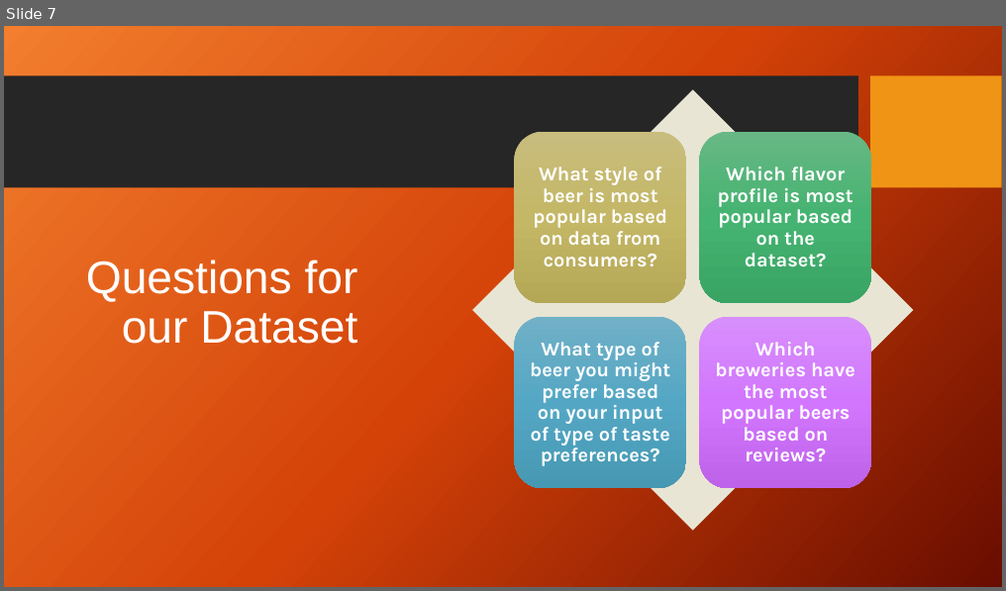
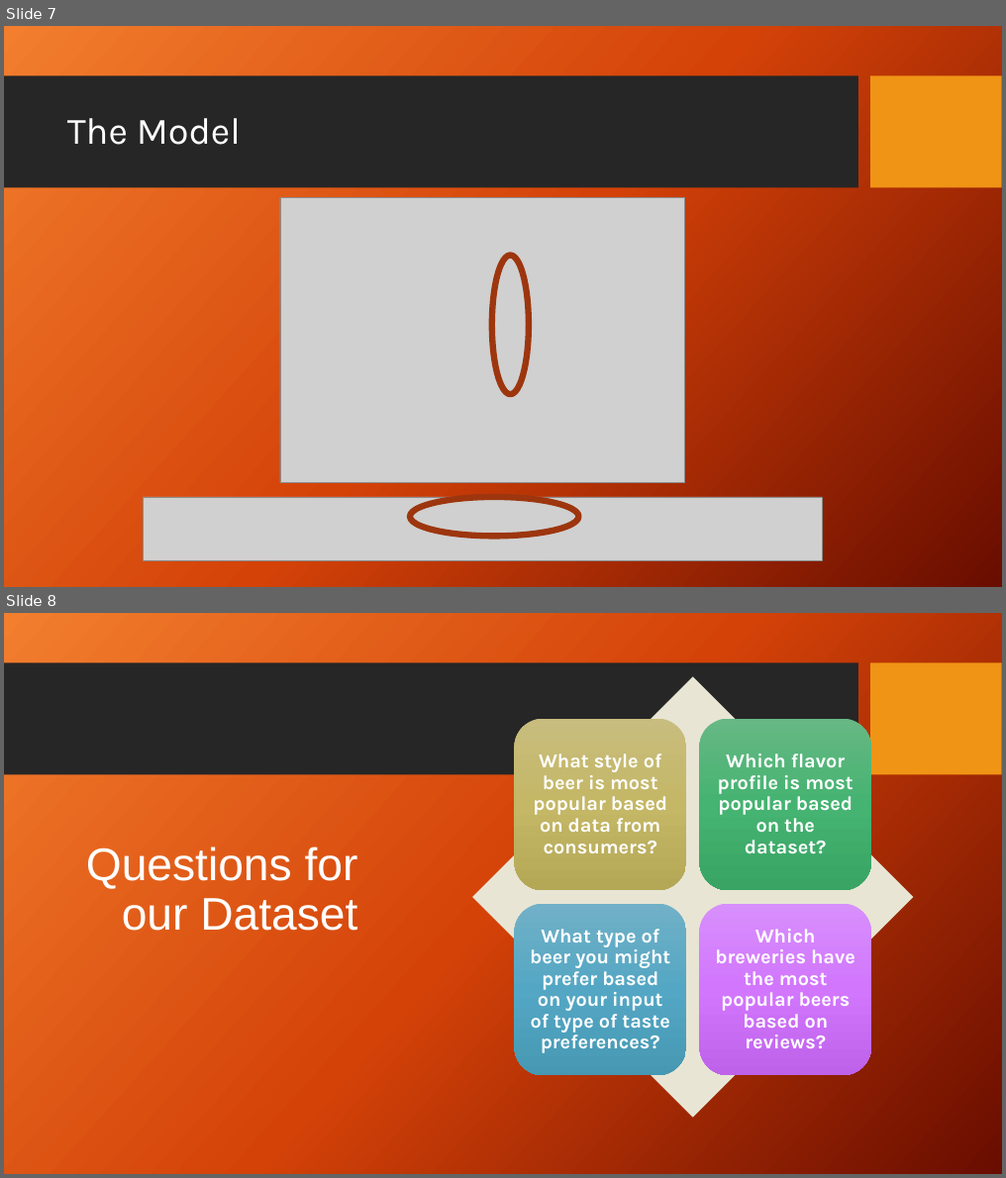
Before and after one commit to Tmalasky/Beer_Recommender, a slide deck: Beer Data Presentation.pptx. Shown one above the other, each under a label of ours: slide 7 before the commit, slides 7 and 8 after it. The pictures are 1006x591 and 1006x1178 pixels, drawn with LibreOffice and Linux fonts; fonts in the diff are those of the drawing; grey boxes stand for pictures; background and template pictures are left out. Boxes give left, top, right and bottom in pixels: in the first picture for what was removed or moved away, otherwise in the second. Text is boxed around its words. In the diff, an @@ line names an element or a change of style, - is before the commit and + after.

Commit message:
added to ML slides.

```diff
--- a/Beer Data Presentation.pptx
+++ b/Beer Data Presentation.pptx
@@ slide 7 added at (x1=4, y1=26, x2=1002, y2=587), background picture (left out); not listed: 2 template elements that a slide beside it also shows @@
@@ title added at (x1=67, y1=118, x2=241, y2=145), 36 pt, text #FFFFFF @@
+The Model
@@ picture added at (x1=280, y1=197, x2=684, y2=483) @@
@@ ellipse added at (x1=492, y1=255, x2=529, y2=394), outline #9D360E 6 pt @@
@@ picture added at (x1=144, y1=497, x2=823, y2=562) @@
@@ ellipse added at (x1=410, y1=497, x2=578, y2=537), outline #9D360E 6 pt @@
@@ what was slide 7 is now slide 8 @@
```
Also in this commit, not shown: 1 slide changed.
